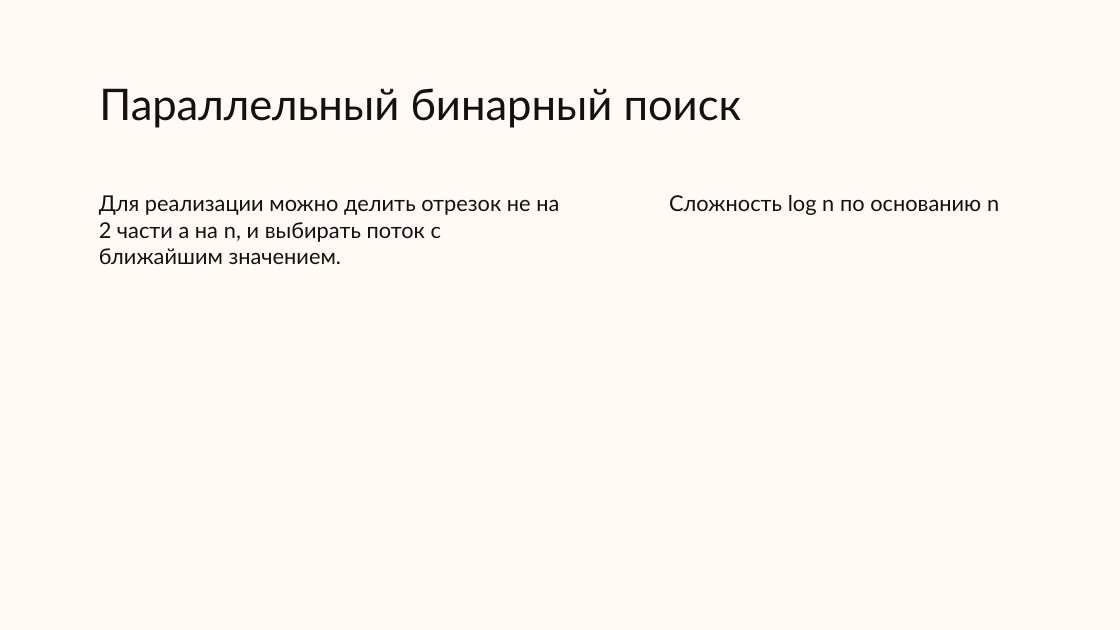
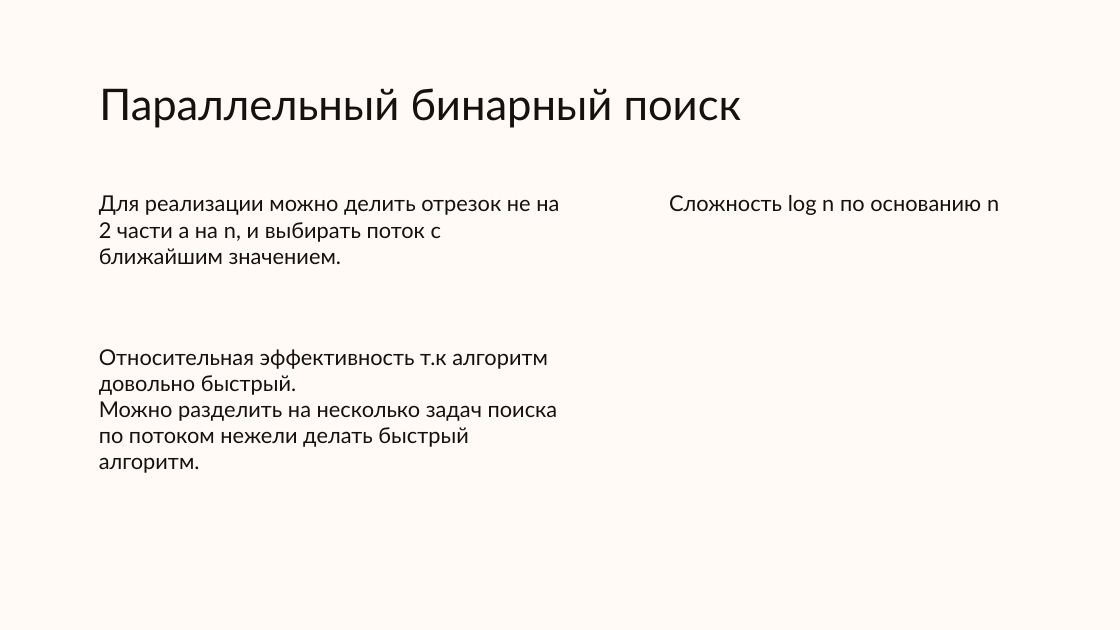
Before and after one commit to sxvxmx/parallel_sort_examples, a slide deck: slide 22 of sort.pptx. Drawn at 1120x630 pixels with LibreOffice and Linux fonts; fonts in the diff are those of the drawing; background and template pictures are left out. Boxes give left, top, right and bottom in pixels: in the first picture for what was removed or moved away, otherwise in the second. Text is boxed around its words. In the diff, an @@ line names an element or a change of style, - is before the commit and + after.

Commit message:
small fix

```diff
--- a/sort.pptx
+++ b/sort.pptx
@@ text added at bbox=[99, 349, 558, 447], 14 pt, text #15110E @@
+Относительная эффективность т.к алгоритм довольно быстрый.
+Можно разделить на несколько задач поиска по потоком нежели делать быстрый алгоритм.
```
Also in this commit, not shown: 1 slide added.
